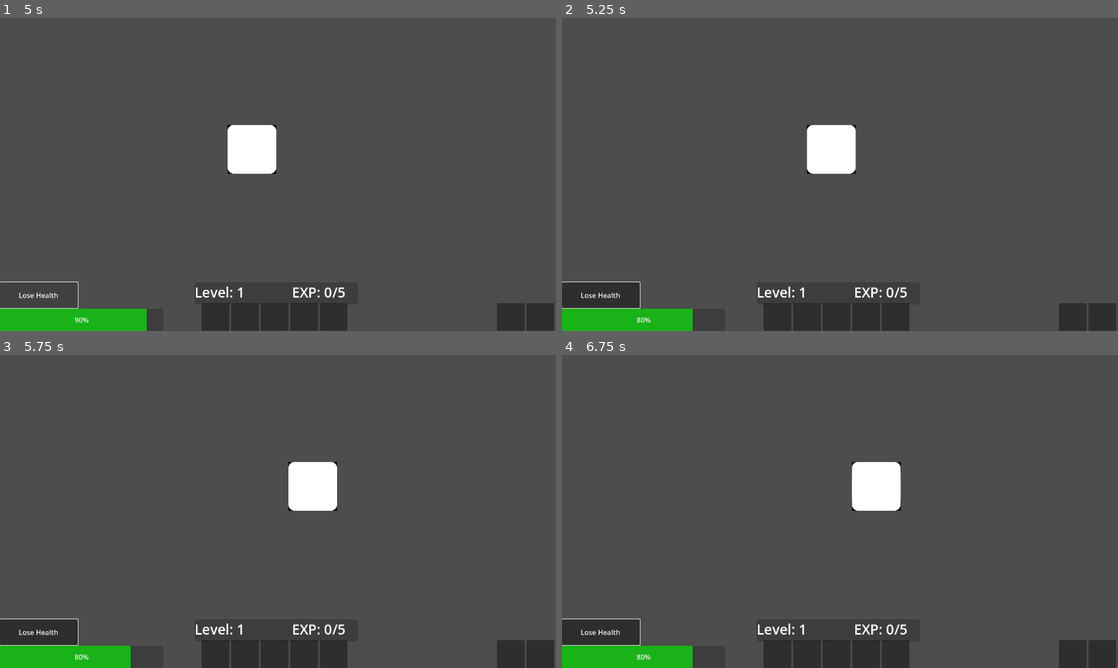
Above: before the commit, frames 1-4 (two rows, left to right).
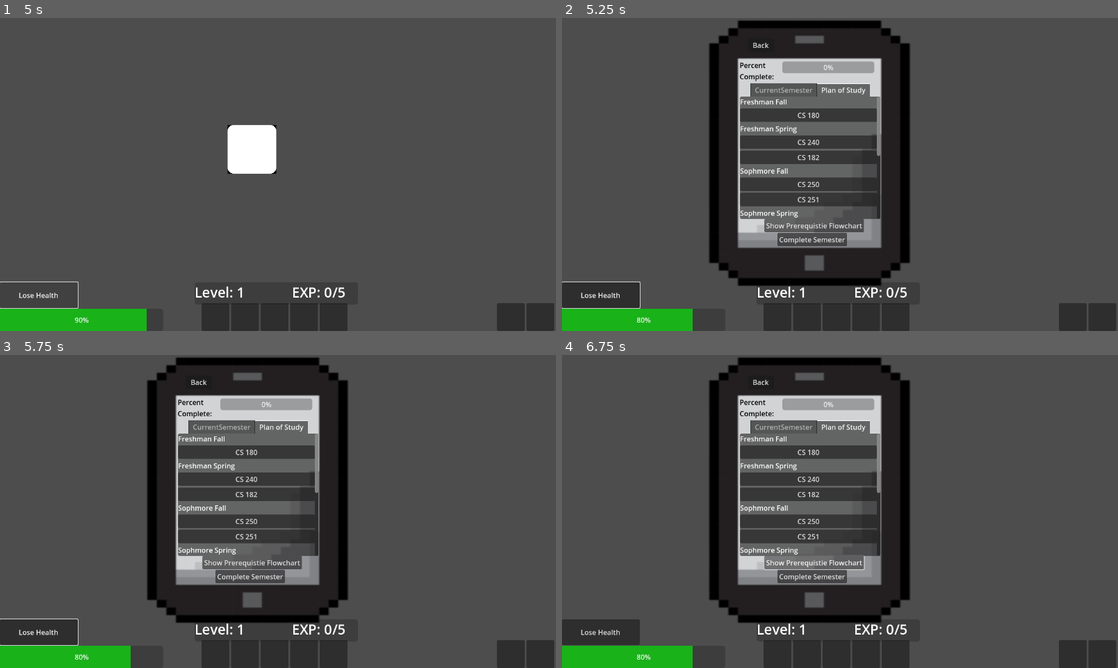
Above: after the commit, the same moments.

Repository: trex414/Profpocalypse-Purdue-Edition
Game: Godot game, scene res://test_main.tscn
The game is run twice, just before and just after one commit, with the same random seed, the same clock (stepped at 60 frames per second) and the same inputs.
Inputs (mouse positions are in pixels of both pictures, inside the frame that each line leads up to):
- Up to frame 1 (5 s): click (216, 318) at 0.52 s; click (244, 318) at 1.27 s; click (272, 318) at 2 s; click (305, 318) at 2.75 s; click (333, 318) at 3.5 s; click "Lose Health" at 4.25 s
- Up to frame 2 (5.25 s): tap Enter at 5 s; move the mouse to (962, 158) at 5.02 s; hold D (move_right) from 5.03 s (still down); tap C (courses_information, bound only after the commit) at 5.1 s
- Up to frame 3 (5.75 s): keep holding D (move_right)
- Up to frame 4 (6.75 s): release D (move_right) at 5.75 s; click (812, 577) at 5.75 s, where only the run after the commit has a clickable "Complete Semester"; click (812, 561) at 6.5 s, where only the run after the commit has a clickable "Show Prerequistie Flowchart"

Frame 1 is identical in both runs. In frame 2, 20% of the frame differs, in the area x 26-63%, y 0-86%; in frame 3, 20%; in frame 4, 20%.

Commit message:
Connected Major information to main and connected complete course button

Diff:
--- a/MajorInformation/Scenes/MajorInformation.tscn
+++ b/MajorInformation/Scenes/MajorInformation.tscn
@@ -1,8 +1,12 @@
-[gd_scene load_steps=3 format=3 uid="uid://cvrxgp7n4t4jb"]
+[gd_scene load_steps=5 format=3 uid="uid://cvrxgp7n4t4jb"]
 
 [ext_resource type="Script" path="res://MajorInformation/Script/majorInformation.gd" id="1_6ocl2"]
+[ext_resource type="Texture2D" uid="uid://c0icqgx3rmp4u" path="res://MajorInformation/Assets/pngtree-pixel-phone-mobile-art-bit-png-image_4676859.png" id="2_kekh8"]
 
 [sub_resource type="Theme" id="Theme_tiob2"]
+
+[sub_resource type="LabelSettings" id="LabelSettings_42e1n"]
+font_color = Color(0, 0, 0, 1)
 
 [node name="Control-MajorInformation" type="Control"]
 layout_mode = 3
@@ -16,96 +20,76 @@
 [node name="CanvasLayer" type="CanvasLayer" parent="."]
 
 [node name="Panel" type="Panel" parent="CanvasLayer"]
-offset_left = 343.0
-offset_top = 13.0
-offset_right = 813.0
-offset_bottom = 618.0
+offset_left = 407.0
+offset_top = 92.0
+offset_right = 734.0
+offset_bottom = 529.0
 theme = SubResource("Theme_tiob2")
+
+[node name="TextureRect" type="TextureRect" parent="CanvasLayer/Panel"]
+offset_left = -295.0
+offset_top = -144.0
+offset_right = 621.0
+offset_bottom = 582.0
+texture = ExtResource("2_kekh8")
 
 [node name="ProgressBar" type="ProgressBar" parent="CanvasLayer/Panel"]
 layout_mode = 0
-offset_left = 213.0
-offset_top = 64.0
-offset_right = 425.0
-offset_bottom = 91.0
+offset_left = 100.0
+offset_top = 8.0
+offset_right = 312.0
+offset_bottom = 35.0
 
 [node name="PercentComplete" type="Label" parent="CanvasLayer/Panel"]
 layout_mode = 0
-offset_left = 53.0
-offset_top = 64.0
-offset_right = 196.0
-offset_bottom = 87.0
-text = "Percent Complete:"
+offset_left = 2.0
+offset_top = 5.0
+offset_right = 145.0
+offset_bottom = 54.0
+text = "Percent
+Complete:"
+label_settings = SubResource("LabelSettings_42e1n")
 
 [node name="PrerequisiteFlowchart2" type="Button" parent="CanvasLayer/Panel"]
 layout_mode = 0
-offset_left = 21.0
-offset_top = 563.0
-offset_right = 250.0
-offset_bottom = 594.0
+offset_left = 59.0
+offset_top = 370.0
+offset_right = 288.0
+offset_bottom = 401.0
 text = "Show Prerequistie Flowchart"
 
-[node name="CompleteCourse" type="Button" parent="CanvasLayer/Panel"]
+[node name="CompleteSemester" type="Button" parent="CanvasLayer/Panel"]
 layout_mode = 0
-offset_left = 290.0
-offset_top = 563.0
-offset_right = 450.0
-offset_bottom = 594.0
+offset_left = 89.0
+offset_top = 402.0
+offset_right = 249.0
+offset_bottom = 433.0
 text = "Complete Semester"
 
 [node name="PrerequisiteFlowchart" type="Button" parent="CanvasLayer/Panel"]
 layout_mode = 0
-offset_left = 19.0
-offset_top = 14.0
-offset_right = 80.0
-offset_bottom = 45.0
+offset_left = 20.0
+offset_top = -45.0
+offset_right = 81.0
+offset_bottom = -14.0
 text = "Back"
 
 [node name="TabContainer" type="TabContainer" parent="CanvasLayer/Panel"]
 layout_mode = 0
-offset_left = 52.0
-offset_top = 136.0
-offset_right = 429.0
-offset_bottom = 548.0
+offset_left = 3.0
+offset_top = 58.0
+offset_right = 326.0
+offset_bottom = 370.0
 tab_alignment = 1
-current_tab = 0
+current_tab = 1
 
 [node name="CurrentSemester" type="GridContainer" parent="CanvasLayer/Panel/TabContainer"]
+visible = false
 layout_mode = 2
 columns = 2
 metadata/_tab_index = 0
 
-[node name="firstProfName" type="Label" parent="CanvasLayer/Panel/TabContainer/CurrentSemester"]
-layout_mode = 2
-text = "Professor Dunsmore"
-horizontal_alignment = 1
-
-[node name="secondProfName" type="Label" parent="CanvasLayer/Panel/TabContainer/CurrentSemester"]
-layout_mode = 2
-
-[node name="firstLocation" type="Label" parent="CanvasLayer/Panel/TabContainer/CurrentSemester"]
-layout_mode = 2
-horizontal_alignment = 1
-
-[node name="secondLocation" type="Label" parent="CanvasLayer/Panel/TabContainer/CurrentSemester"]
-layout_mode = 2
-
-[node name="firstTime" type="Label" parent="CanvasLayer/Panel/TabContainer/CurrentSemester"]
-layout_mode = 2
-horizontal_alignment = 1
-
-[node name="secondTime" type="Label" parent="CanvasLayer/Panel/TabContainer/CurrentSemester"]
-layout_mode = 2
-
-[node name="firstDescription" type="Label" parent="CanvasLayer/Panel/TabContainer/CurrentSemester"]
-layout_mode = 2
-horizontal_alignment = 1
-
-[node name="secondDescription" type="Label" parent="CanvasLayer/Panel/TabContainer/CurrentSemester"]
-layout_mode = 2
-
 [node name="Plan of Study" type="ScrollContainer" parent="CanvasLayer/Panel/TabContainer"]
-visible = false
 layout_mode = 2
 metadata/_tab_index = 1
 
--- a/MajorInformation/Script/majorInformation.gd
+++ b/MajorInformation/Script/majorInformation.gd
@@ -33,9 +33,12 @@
 var current_semester: String = "Freshman Fall"  # Change this to switch displayed semester
 
 @onready var grid_container = $CanvasLayer/Panel/TabContainer/CurrentSemester
+@onready var CompleteSemester = $CanvasLayer/Panel/CompleteSemester
 
 func _ready():
 	update_display()
+	CompleteSemester.pressed.connect(_on_complete_semester_pressed)
+	toggle_MajorInfo()
 
 func update_display():
 	# Clear previous labels
@@ -64,3 +67,29 @@
 func clear_current_semester():
 	for child in grid_container.get_children():
 		child.queue_free()
+
+func toggle_MajorInfo():
+	var panel = $CanvasLayer/Panel
+	panel.visible = !panel.visible
+
+	# Update inventory UI when opening
+	if panel.visible:
+		update_display()
+		print("Major Info opened.")
+	else:
+		print("Major Info closed.")
+
+
+func _on_complete_semester_pressed():
+	var next_semester = get_next_semester()
+	if next_semester:
+		current_semester = next_semester
+		update_display()
+	else:
+		print("No more semesters!")  # Debug message
+
+func get_next_semester() -> String:
+	for i in range(course_list.size()):
+		if course_list[i]["semester"] == current_semester and i + 1 < course_list.size():
+			return course_list[i + 1]["semester"]
+	return ""  # No more semesters
--- a/project.godot
+++ b/project.godot
@@ -77,6 +77,11 @@
 "events": [null, Object(InputEventKey,"resource_local_to_scene":false,"resource_name":"","device":-1,"window_id":0,"alt …(198 unchanged characters)…
 ]
 }
+courses_information={
+"deadzone": 0.5,
+"events": [Object(InputEventKey,"resource_local_to_scene":false,"resource_name":"","device":-1,"window_id":0,"alt_pressed":false,"shift_pressed":false,"ctrl_pressed":false,"meta_pressed":false,"pressed":false,"keycode":0,"physical_keycode":67,"key_label":0,"unicode":67,"location":0,"echo":false,"script":null)
+]
+}
 
 [rendering]
 
--- a/test_main.gd
+++ b/test_main.gd
@@ -3,6 +3,7 @@
 var inventory = null
 var hud = null
 var QuestMenuScene = null
+var majorInformation = null
 
 func _ready():
 	Input.set_mouse_mode(Input.MOUSE_MODE_VISIBLE)
@@ -19,6 +20,9 @@
 	# Load Quest Screen
 	QuestMenuScene = load("res://Quest/scenes/QuestMenu.tscn").instantiate()
 	add_child(QuestMenuScene)
+
+	majorInformation = load("res://MajorInformation/Scenes/MajorInformation.tscn").instantiate()
+	add_child(majorInformation)
 
 	QuestMenuScene.inventory = inventory
 
@@ -51,3 +55,10 @@
 			print("QuestMenu opened.")
 		else:
 			QuestMenuScene.toggle_questmenu()
+	if Input.is_action_just_pressed("courses_information"):
+		if majorInformation == null:
+			majorInformation = load("res://MajorInformation/Scenes/MajorInformation.tscn").instantiate()
+			add_child(majorInformation)
+			print("Courses Information opened.")
+		else:
+			majorInformation.toggle_MajorInfo()
Not shown: 1 places in test_main.tscn that only renumber resources
